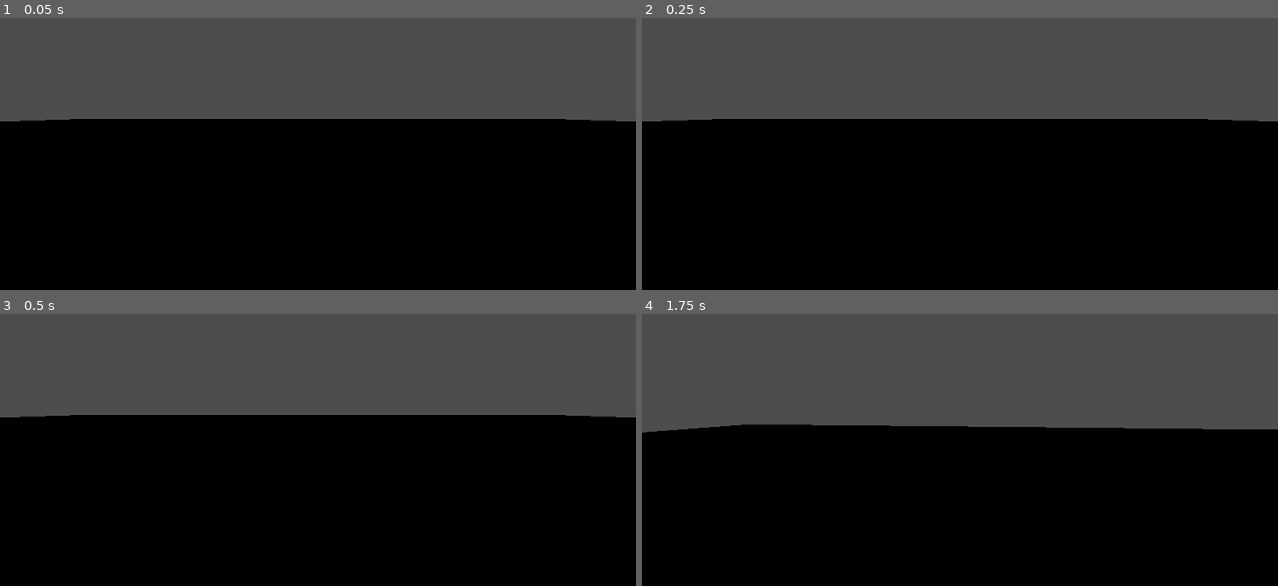
Above: before the commit, frames 1-4 (two rows, left to right).
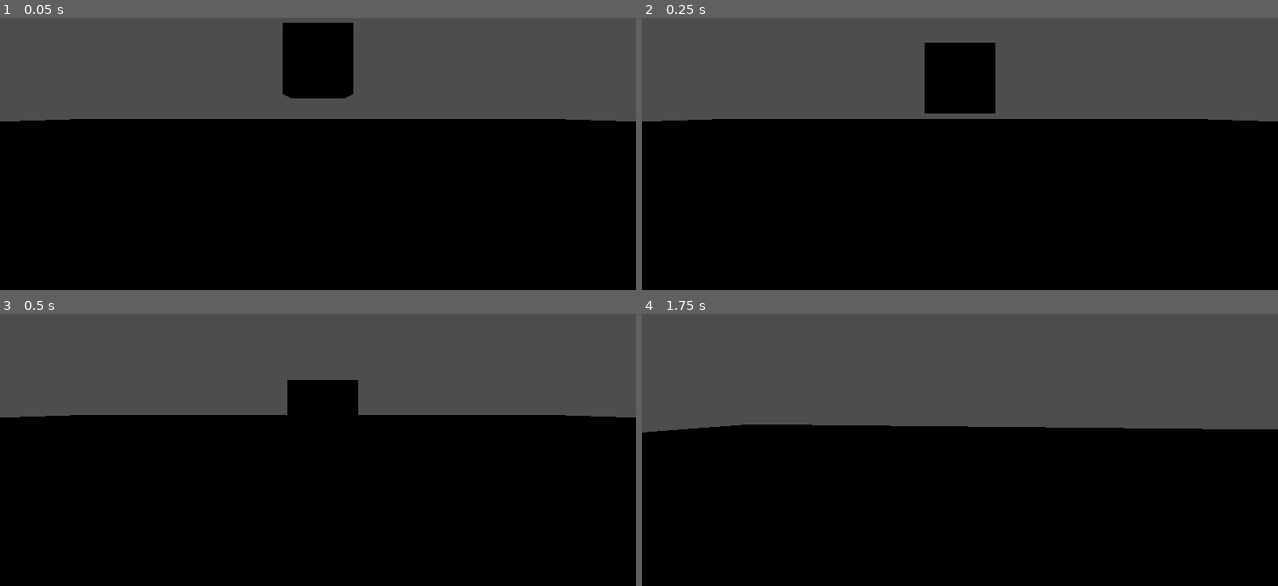
Above: after the commit, the same moments.

Repository: asyxui/bye-bye-biosphere
Game: Godot game, scene res://Scenes/Root.tscn
The game is run twice, just before and just after one commit, with the same random seed, the same clock (stepped at 60 frames per second) and the same inputs.
Inputs (mouse positions are in pixels of both pictures, inside the frame that each line leads up to):
- Up to frame 1 (0.05 s): no input
- Up to frame 2 (0.25 s): no input
- Up to frame 3 (0.5 s): no input
- Up to frame 4 (1.75 s): move the mouse to (991, 406) at 0.52 s; press the mouse at (991, 406) at 0.53 s; hold W (move_forward) from 0.53 s (still down); tap Space (jump) at 0.77, 1.52 s; move the mouse to (928, 409) at 1.27 s; release the mouse at (928, 409) at 1.28 s; click (928, 409) at 1.35 s

The runs differ from the first frame. In frame 1, 3.1% of the frame differs, in the area x 44-56%, y 1-30%; in frame 2, 2.9%; in frame 3, 1.4%; in frame 4, nothing differs.

Commit message:
conveyor works stupidly

Diff:
--- a/Scenes/Root.tscn
+++ b/Scenes/Root.tscn
@@ -1,11 +1,16 @@
-[gd_scene load_steps=4 format=3 uid="uid://b10q0mm5qd3ir"]
+[gd_scene load_steps=7 format=3 uid="uid://b10q0mm5qd3ir"]
 
 [ext_resource type="PackedScene" uid="uid://843h8d3cgi62" path="res://Scenes/Player.tscn" id="1_a5hps"]
+[ext_resource type="PackedScene" uid="uid://c8s4dif53qa4d" path="res://Scenes/ConveyorBelt.tscn" id="2_kqog5"]
 
 [sub_resource type="BoxShape3D" id="BoxShape3D_pfle4"]
 size = Vector3(100, 1, 100)
 
 [sub_resource type="BoxMesh" id="BoxMesh_a5hps"]
+
+[sub_resource type="BoxShape3D" id="BoxShape3D_kqog5"]
+
+[sub_resource type="BoxMesh" id="BoxMesh_knkkn"]
 
 [node name="Root" type="Node3D"]
 
@@ -20,3 +25,16 @@
 
 [node name="Player" parent="." instance=ExtResource("1_a5hps")]
 transform = Transform3D(1, 0, 0, 0, 1, 0, 0, 0, 1, 0, 1.5, 0)
+
+[node name="ConveyorBelt" parent="." instance=ExtResource("2_kqog5")]
+transform = Transform3D(1, 0, 0, 0, 1, 0, 0, 0, 1, -3.3522682, 1, -3.8585744)
+
+[node name="box" type="RigidBody3D" parent="."]
+transform = Transform3D(1, 0, 0, 0, 1, 0, 0, 0, 1, 0, 2.8571234, -3.9852517)
+
+[node name="CollisionShape3D" type="CollisionShape3D" parent="box"]
+shape = SubResource("BoxShape3D_kqog5")
+
+[node name="MeshInstance3D" type="MeshInstance3D" parent="box/CollisionShape3D"]
+mesh = SubResource("BoxMesh_knkkn")
+skeleton = NodePath("../..")
